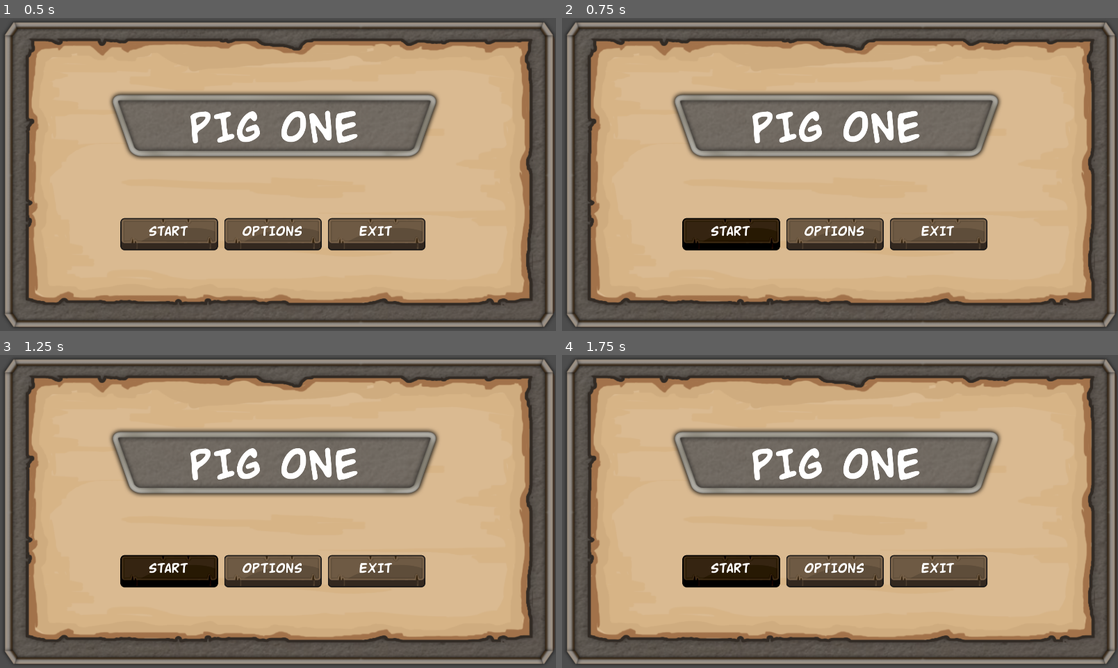
Above: before the commit, frames 1-4 (two rows, left to right).
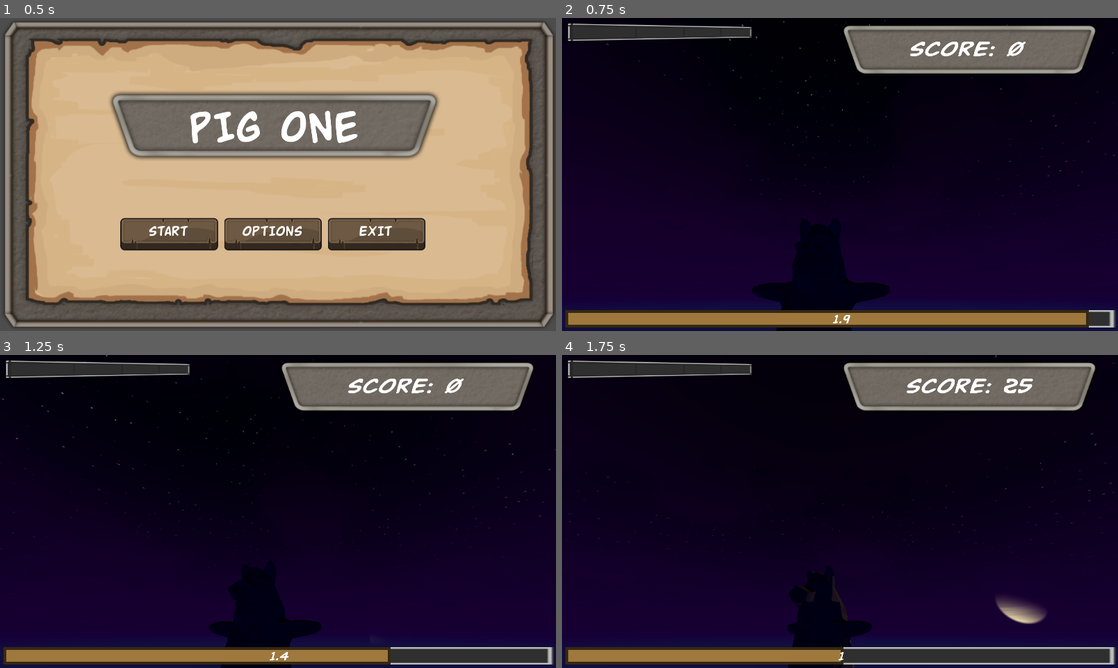
Above: after the commit, the same moments.

Repository: MattCharles/PigOne
Game: Godot game, scene res://Scenes/main_menu.tscn
Two runs of this game, one before a commit and one after it. Both use one fixed random seed, a clock stepped at 60 frames per second and the inputs below. The project has no main scene, so this scene is started directly.
Inputs (mouse positions are in pixels of both pictures, inside the frame that each line leads up to):
- Up to frame 1 (0.5 s): no input
- Up to frame 2 (0.75 s): click "START" at 0.5 s
- Up to frame 3 (1.25 s): no input
- Up to frame 4 (1.75 s): click (728, 583) at 1.25 s, where only the run before the commit has a clickable "START"

Frame 1 is identical in both runs. In frame 2, 99% of the frame differs, in the area x 0-100%, y 0-100%; in frame 3, 98%; in frame 4, 98%.

Commit message:
connect main menu to sky scene

Diff:
--- a/main_menu.gd
+++ b/main_menu.gd
@@ -14,6 +14,7 @@
 
 func _on_start_button_down():
 	move_button(start_label, true)
+	get_tree().change_scene_to_file("res://sky.tscn")
 
 
 func _on_start_button_up():
